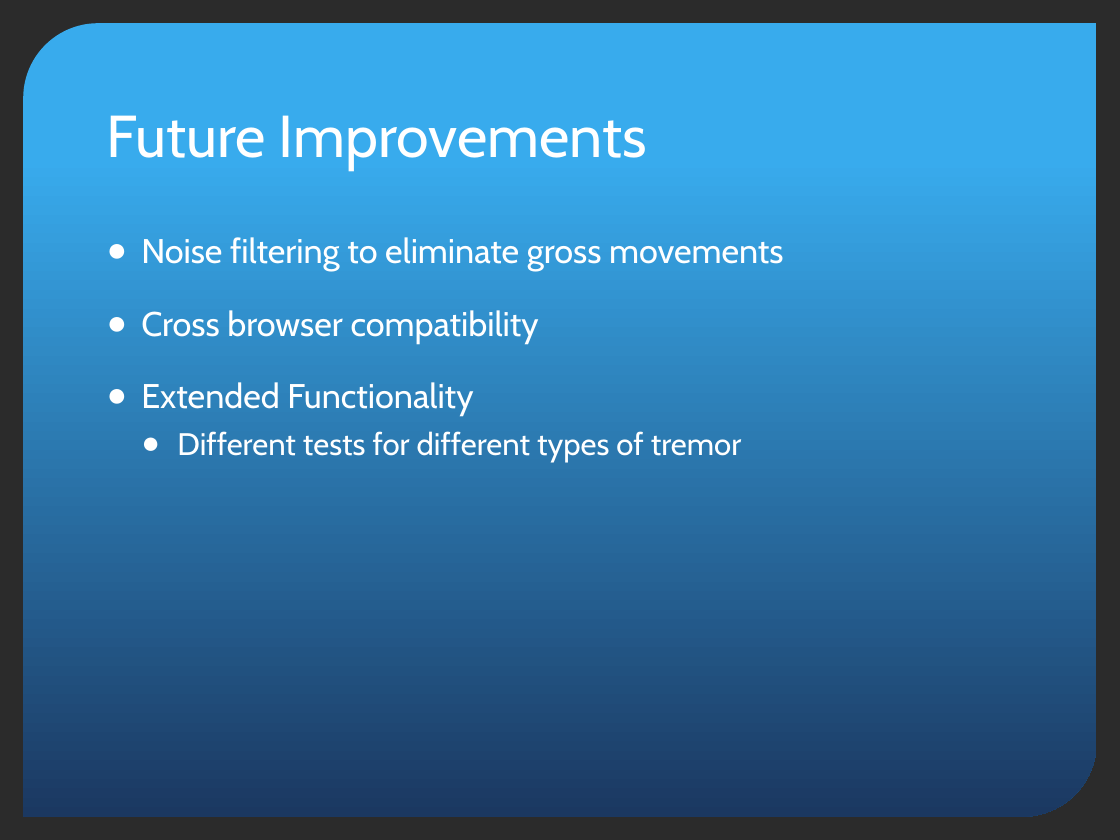
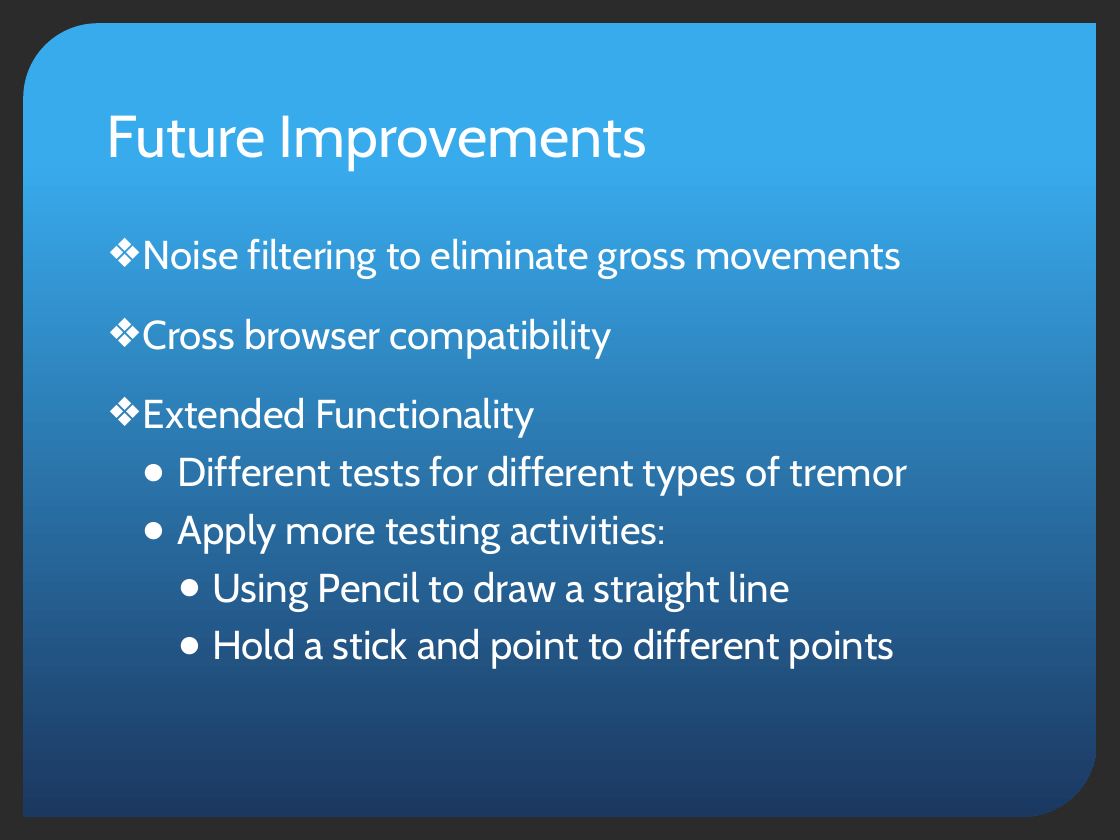
Before and after one commit to ngokylan/Leap-Motion, a slide deck: slide 12 of Presentaton slide/Final Presentation.pptx. Drawn at 1120x840 pixels with LibreOffice and Linux fonts; fonts in the diff are those of the drawing; background and template pictures are left out; a plain dark background stands for a picture behind light text. Boxes give left, top, right and bottom in pixels: in the first picture for what was removed or moved away, otherwise in the second. Text is boxed around its words. In the diff, an @@ line names an element or a change of style, - is before the commit and + after.

Commit message:
Draft

```diff
--- a/Presentaton slide/Final Presentation.pptx
+++ b/Presentaton slide/Final Presentation.pptx
@@ text at bbox=[143, 238, 907, 496]: size 22 to 25.9 pt in "Noise filtering to eliminate gross movements", "Cross browser compatibility", "Extended Functionality"; size 20 to 25.9 pt in "Different tests for different types of tremor"; bullet ● to ❖ @@
@@ text at bbox=[177, 513, 895, 669]: paragraphs added @@
+  ● Apply more testing activities:
+    ● Using Pencil to draw a straight line
+    ● Hold a stick and point to different points
```
Also in this commit, not shown: 1 slide added.
